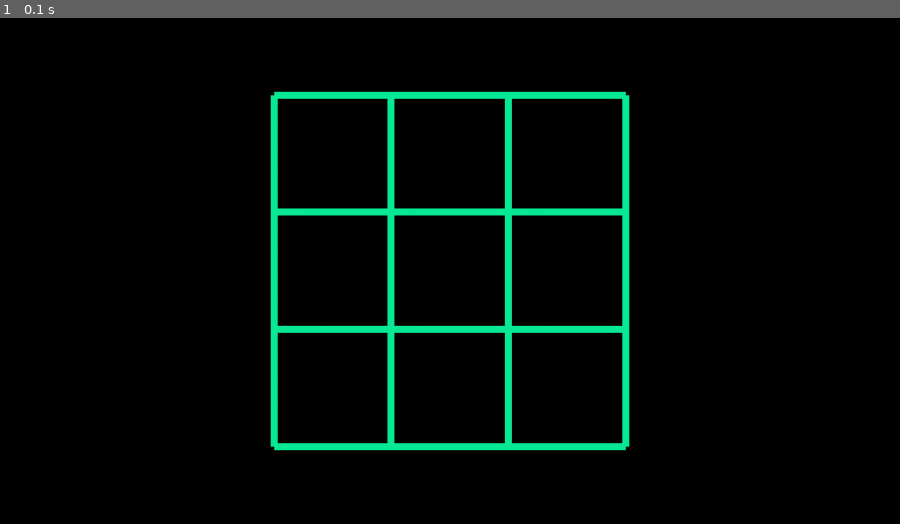
Above: before the commit, frame 1.
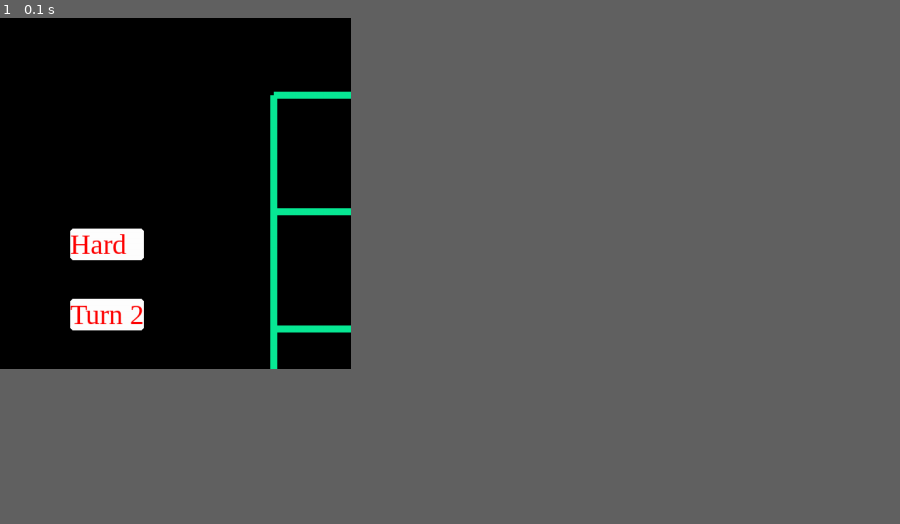
Above: after the commit, the same moment.

Repository: Matin-Modarresi/Tic-Tac-Toe
Game: pygame game, started from Tic_Tac_Toe.py
The game is run twice, just before and just after one commit, with the same random seed, the same clock (stepped at 60 frames per second) and the same inputs.
Inputs:
- Up to frame 1 (0.1 s): no input
The window is 900x506 before the commit and 351x351 after it. Grey fills any space a smaller window leaves; there, only what the larger window draws over its background counts as a difference.

The runs differ from the first frame. In frame 1, 5.2% of the frame differs, in the area x 7-70%, y 14-86%.

Commit message:
button_function is added

Diff:
--- a/Process.txt
+++ /dev/null
@@ -1,108 +0,0 @@
-index_max 3
-1 1
-
-- x -
-- o -
-- - -
-
-
-3.5             3.5             4.0             8.5             4.0             5.5             4.0             5.5
-nozoli2.0 	nozoli1 	nozoli1.5 	nozoli2.0 	nozoli1 	nozoli1 	nozoli1.5 	nozoli2.0
-soudi 1 	soudi 2.0 	soudi 1 	soudi 2.0 	soudi 1.5 	soudi 2.0 	soudi 1.5 	soudi 1
-ofoghi1 	ofoghi1 	ofoghi2.0 	ofoghi2.0 	ofoghi2.0 	ofoghi2.0 	ofoghi2.0 	ofoghi2.0
-amoodi2.0 	amoodi2.0 	amoodi2.0 	amoodi1.5 	amoodi2.0 	amoodi2.0 	amoodi1.5 	amoodi2.0
-o x -           - x o           - x -           - x -           - x -           - x -           - x -           - x -
-- - -           - - -           o - -           - o -           - - o           - - -           - - -           - - -
-- - -           - - -           - - -           - - -           - - -           o - -           - o -           - - o
-
-1.0             1.0             1.0             1.0             1.5             1.0             1.5
-nozoli-1 	nozoli-1 	nozoli-1.5 	nozoli-2 	nozoli-1 	nozoli-1.5 	nozoli-1
-soudi -1 	soudi -1 	soudi -2 	soudi -1.5 	soudi -1 	soudi -1.5 	soudi -1
-ofoghi-2.5 	ofoghi-2.5 	ofoghi-1 	ofoghi-1 	ofoghi-2.0 	ofoghi-2.0 	ofoghi-2.0
-amoodi-2.0 	amoodi-2.0 	amoodi-2.0 	amoodi-2.0 	amoodi-2.0 	amoodi-1 	amoodi-2.0
-x x -           - x x           - x -           - x -           - x -           - x -           - x -
-- o -           - o -           x o -           - o x           - o -           - o -           - o -
-- - -           - - -           - - -           - - -           x - -           - x -           - - x
-
-#####################################################################################################################################################################
-index_max 1
-0 2
-
-- x o
-x o -
-- - -
-
-
-5.5             6.0             -136.29          6.0             -136.29          -135.79
-nozoli2.5 	nozoli1 	nozoli1 	nozoli1 	nozoli1 	nozoli2.5
-soudi 1 	soudi 2.5 	soudi 1.5 	soudi 2.5 	soudi 1.5 	soudi 1
-ofoghi1 	ofoghi1 	ofoghi2 	ofoghi2.0 	ofoghi2.0 	ofoghi2.0
-amoodi1 	amoodi2.0 	amoodi2.0 	amoodi1 	amoodi2 	amoodi2.0
-o x -           - x o           - x -           - x -           - x -           - x -
-x o -           x o -           x o o           x o -           x o -           x o -
-- - -           - - -           - - -           o - -           - o -           - - o
-
-160.67          161.17          -0.5            160.67          161.67
-nozoli-1 	nozoli-2 	nozoli-1 	nozoli-2 	nozoli-1
-soudi -1 	soudi -1.5 	soudi -1 	soudi -1.5 	soudi -1
-ofoghi-2 	ofoghi-1 	ofoghi-2.0 	ofoghi-2.0 	ofoghi-2.0
-amoodi-2.5 	amoodi-1.5 	amoodi-2.5 	amoodi-1 	amoodi-1.5
-x x o           - x o           - x o           - x o           - x o
-x o -           x o x           x o -           x o -           x o -
-- - -           - - -           x - -           - x -           - - x
-
-#####################################################################################################################################################################
-index_max 0
-0 0
-
-o x o
-x o -
-x - -
-
-
--1.0            -136.29          -137.29          -135.79
-nozoli2.5 	nozoli1 	nozoli1 	nozoli2.5
-soudi 1 	soudi 1.5 	soudi 1.5 	soudi 1
-ofoghi1 	ofoghi2 	ofoghi1.5 	ofoghi1.5
-amoodi1 	amoodi2.5 	amoodi2 	amoodi2.5
-o x o           - x o           - x o           - x o
-x o -           x o o           x o -           x o -
-x - -           x - -           x o -           x - o
-
-119.38          118.38          -6.5
-nozoli-2 	nozoli-2 	nozoli-1
-soudi -1.5 	soudi -1.5 	soudi -1
-ofoghi-1 	ofoghi-2.5 	ofoghi-2.5
-amoodi-1.5 	amoodi-1 	amoodi-1.5
-o x o           o x o           o x o
-x o x           x o -           x o -
-x - -           x x -           x - x
-
-#####################################################################################################################################################################
-index_max 1
-2 1
-
-o x o
-x o -
-x o x
-
-
--104.94          -0.5
-nozoli1 	nozoli1
-soudi 1.5 	soudi 1.5
-ofoghi2 	ofoghi1
-amoodi2 	amoodi2
-o x o           o x o
-x o o           x o -
-x - x           x o x
-
--6
-nozoli-2
-soudi -1
-ofoghi-1
-amoodi-2
-o x o
-x o x
-x o x
-
-#####################################################################################################################################################################
--- a/PyGame.py
+++ b/PyGame.py
@@ -1,8 +1,11 @@
 import pygame,sys
 import pygame.locals as GAME_GLOBALS
 import pygame.event as GAME_EVENTS
+import time
+#import Tic_Tac_Toe as tic
 
 pygame.init()
+clock=pygame.time.Clock()
 windowSize = pygame.display.get_desktop_sizes()
 #windowSize = [(800,800)]
 length = 500
@@ -46,7 +49,7 @@
 
 
 def click_on_cell(win):
-	pass
+
 	for i in range(3):#cell_hor
 		for j in range(3):#cell_ver
 			if cell_hor[i] < pygame.mouse.get_pos()[1] < cell_hor[i+1] and cell_ver[j] <pygame.mouse.get_pos()[0]< cell_ver[j+1] and pygame.mouse.get_pressed()[0]:
@@ -55,3 +58,69 @@
 				else:
 					selected_cell.append((i,j))
 					return i , j
+
+
+
+
+len_rect = 105
+width_rect = 45
+
+def click_on_difficulty(win,x,y,state_diff,state_turn):
+
+	basicFont = pygame.font.SysFont("Times New Roman", 40)
+
+	if state_diff==1:
+		text_diff = basicFont.render('Hard', True,(255,0,0))
+	else:
+		text_diff = basicFont.render('Easy', True,(255,0,0))
+
+
+	if state_turn==1:
+		text_turn = basicFont.render('Turn 2', True,(255,0,0))
+	else:
+		text_turn = basicFont.render('Turn 1', True,(255,0,0))
+
+
+	button_diff = pygame.draw.rect(win,(255,255,255),(x,y,len_rect,width_rect),border_radius=5)
+	button_turn = pygame.draw.rect(win,(255,255,255),(x,y+100,len_rect,width_rect),border_radius=5)
+	win.blit(text_diff,(x,y))
+	win.blit(text_turn,(x,y+100))
+	pygame.display.update()
+	for event in pygame.event.get():
+		if event.type == pygame.KEYDOWN and event.key == pygame.K_ESCAPE:
+			pygame.quit()
+			sys.exit()
+		if event.type == pygame.MOUSEBUTTONDOWN:
+			mouse_pos = event.pos  # gets mouse position
+
+			if button_diff.collidepoint(mouse_pos):
+				#print(-state_diff)
+				state_diff=-state_diff
+				return state_diff,state_turn
+
+			if button_turn.collidepoint(mouse_pos):
+				#print(-state_turn)
+				state_turn=-state_turn
+				return state_diff,state_turn
+
+def click_on_turn(win,x,y,state):
+	basicFont = pygame.font.SysFont("Times New Roman", 40)
+	if state==1:
+		text = basicFont.render('Turn 2', True,(255,0,0))
+	else:
+		text = basicFont.render('Turn 1', True,(255,0,0))
+
+
+	button = pygame.draw.rect(win,(255,255,255),(x,y,len_rect,width_rect),border_radius=5)
+	win.blit(text,(x,y))
+	pygame.display.update()
+	for event in pygame.event.get():
+		if event.type == pygame.KEYDOWN and event.key == pygame.K_ESCAPE:
+			pygame.quit()
+			sys.exit()
+		if event.type == pygame.MOUSEBUTTONDOWN:
+			mouse_pos = event.pos  # gets mouse position
+
+			if button.collidepoint(mouse_pos):
+				print(-state)
+				return -state
--- a/Tic_Tac_Toe.py
+++ b/Tic_Tac_Toe.py
@@ -5,18 +5,36 @@
 import sys
 game_board = [['-' for i in range(3)]for j in range(3)]
 
-
-
+clock=pg.pygame.time.Clock()
+
+state_turn=1
+state_difficulty = 1
 print(pg.windowSize)
 print(pg.space)
 print(pg.cell_hor)
 print(pg.cell_ver)
-window = pg.pygame.display.set_mode(*pg.windowSize)
-
-pg.game_board(window,0,1,-1)
-pg.pygame.display.update()
-
-
+window = pg.pygame.display.set_mode((500,500))
+
+print(pg.len_rect,pg.width_rect)
+while True:
+	pg.game_board(window,0,0,-1)
+
+	b=pg.click_on_difficulty(window,100,300,state_difficulty,state_turn)
+	if b!=None:
+		state_difficulty=b[0]
+		state_turn = b[1]
+		print(b)
+
+
+
+
+
+	for event in pg.GAME_EVENTS.get():
+		if event.type == pg.pygame.KEYDOWN and event.key == pg.pygame.K_ESCAPE:
+			pg.pygame.quit()
+			sys.exit()
+	#clock.tick(30)
+	pg.pygame.display.update()
 
 
 
@@ -284,7 +302,7 @@
 stop_turn=5
 stop=0
 
-game_finished = False
+game_finished = True
 
 
 
@@ -292,9 +310,8 @@
 
 
 
-state_turn=-1
 change_turn = 0 if state_turn is 1 else 1
-state_difficulty = 1
+
 
 
 while not game_finished:
